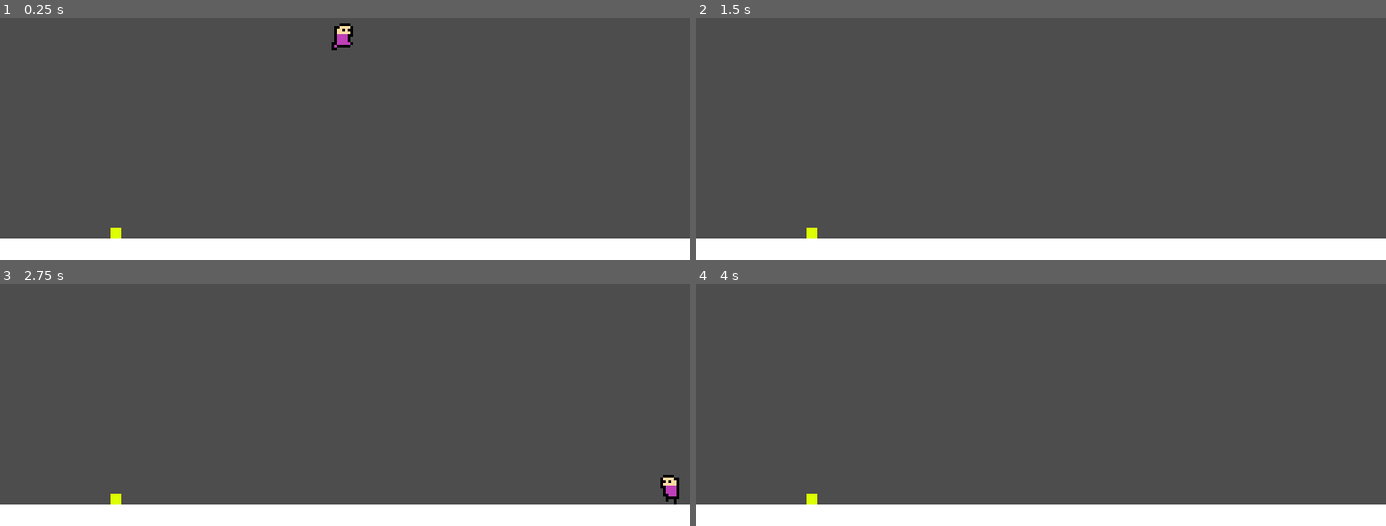
Above: before the commit, frames 1-4 (two rows, left to right).
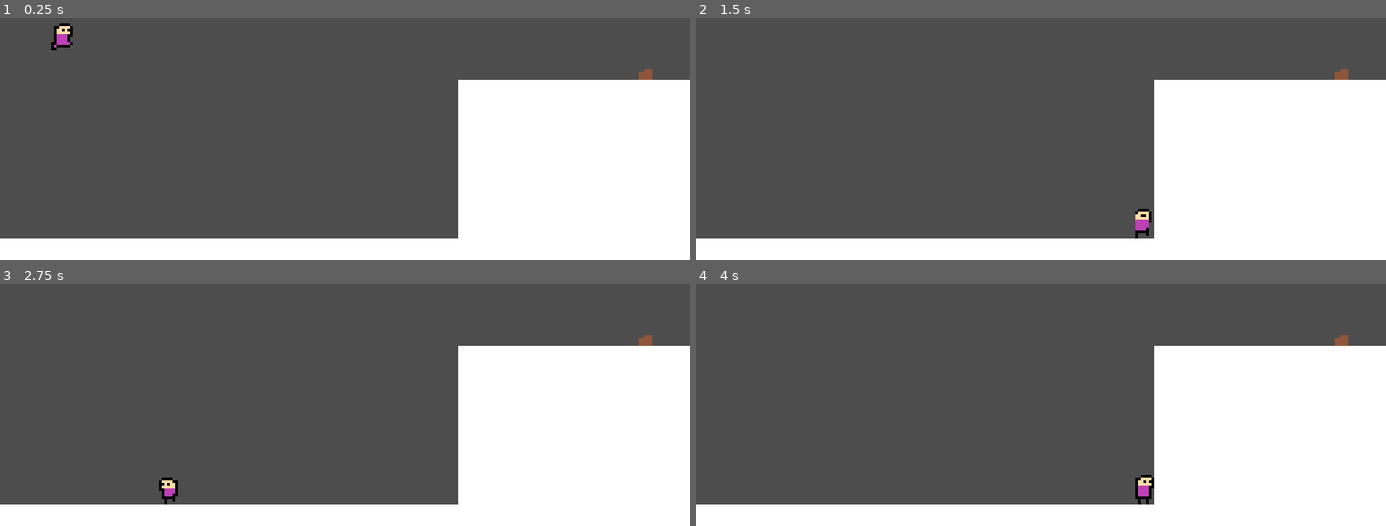
Above: after the commit, the same moments.

Repository: KeichiTS/Go-Godot-Jam-4
Game: Godot game, scene res://scenes/test_map.tscn
Two runs of this game, one before a commit and one after it. Both use one fixed random seed, a clock stepped at 60 frames per second and the inputs below.
Inputs:
- Up to frame 1 (0.25 s): no input
- Up to frame 2 (1.5 s): hold Right (ui_right) from 0.53 s (still down); tap E (carrying) at 0.6, 1.35 s
- Up to frame 3 (2.75 s): release Right (ui_right) at 2.03 s; hold Left (ui_left) from 2.03 s (still down); tap E (carrying) at 2.1 s
- Up to frame 4 (4 s): release Left (ui_left) at 2.78 s; hold Right (ui_right) from 2.78 s (still down); tap E (carrying) at 2.85, 3.6 s

The runs differ from the first frame. In frame 1, 23% of the frame differs, in the area x 7-100%, y 2-92%; in frame 2, 22%; in frame 3, 22%; in frame 4, 22%.

Commit message:
late_night_fixes

Diff:
--- a/scenes/carrying_object.tscn
+++ b/scenes/carrying_object.tscn
@@ -1,26 +1,23 @@
-[gd_scene load_steps=3 format=3 uid="uid://dwx257vpuij3e"]
+[gd_scene load_steps=4 format=3 uid="uid://dwx257vpuij3e"]
 
 [ext_resource type="Script" path="res://scripts/carrying_object.gd" id="1_uaouy"]
+[ext_resource type="Texture2D" uid="uid://ck1ucrui81kxs" path="res://assets/objects_sprites/Object.png" id="2_1flu4"]
 
 [sub_resource type="RectangleShape2D" id="RectangleShape2D_fu51n"]
-size = Vector2(4, 4)
+size = Vector2(6, 4)
 
 [node name="Carrying_object" type="RigidBody2D" groups=["objects"]]
 collision_layer = 8
 collision_mask = 4
 script = ExtResource("1_uaouy")
 
-[node name="sprite" type="ColorRect" parent="."]
-offset_left = -2.0
-offset_top = -2.0
-offset_right = 2.0
-offset_bottom = 2.0
-color = Color(0.866667, 1, 0, 1)
+[node name="Sprite2D" type="Sprite2D" parent="."]
+texture = ExtResource("2_1flu4")
 
 [node name="shape" type="CollisionShape2D" parent="."]
 shape = SubResource("RectangleShape2D_fu51n")
 
 [node name="timer" type="Timer" parent="."]
-wait_time = 0.1
+wait_time = 0.05
 
 [connection signal="timeout" from="timer" to="." method="_on_timer_timeout"]
--- a/scenes/dead_body.tscn
+++ b/scenes/dead_body.tscn
@@ -6,8 +6,8 @@
 size = Vector2(11, 6)
 
 [node name="Dead_body" type="RigidBody2D"]
-collision_layer = 8
-collision_mask = 13
+collision_layer = 16
+collision_mask = 29
 
 [node name="sprite" type="Sprite2D" parent="."]
 position = Vector2(0, -5)
--- a/scenes/player.tscn
+++ b/scenes/player.tscn
@@ -161,7 +161,7 @@
 size = Vector2(10, 12)
 
 [node name="Player" type="CharacterBody2D"]
-collision_mask = 4
+collision_mask = 20
 script = ExtResource("1_mne0d")
 
 [node name="sprite" type="Sprite2D" parent="."]
--- a/scenes/test_map.tscn
+++ b/scenes/test_map.tscn
@@ -25,8 +25,25 @@
 offset_right = 1144.0
 offset_bottom = 648.0
 
+[node name="platform2" type="StaticBody2D" parent="."]
+position = Vector2(176, -912)
+scale = Vector2(0.775, 1.6)
+collision_layer = 4
+collision_mask = 3
+metadata/_edit_group_ = true
+
+[node name="shape" type="CollisionShape2D" parent="platform2"]
+position = Vector2(568, 628)
+shape = SubResource("RectangleShape2D_wdmq5")
+
+[node name="sprite" type="ColorRect" parent="platform2"]
+offset_left = -8.0
+offset_top = 608.0
+offset_right = 1144.0
+offset_bottom = 648.0
+
 [node name="Player" parent="." instance=ExtResource("1_1jag7")]
-position = Vector2(128, -24)
+position = Vector2(24, -24)
 
 [node name="Carrying_object" parent="." instance=ExtResource("3_yst0u")]
-position = Vector2(43, 118)
+position = Vector2(240, 56)
--- a/scripts/test_map.gd
+++ b/scripts/test_map.gd
@@ -3,7 +3,7 @@
 extends Node
 
 var respawn_player = preload('res://scenes/player.tscn')
-var initial_position = Vector2(128,-24)
+var initial_position = Vector2(24,-24)
 
 func reload():
 	var Player = respawn_player.instantiate()
Binary file added: assets/objects_sprites/Object.png
Not shown, added: assets/objects_sprites/Object.png.import
